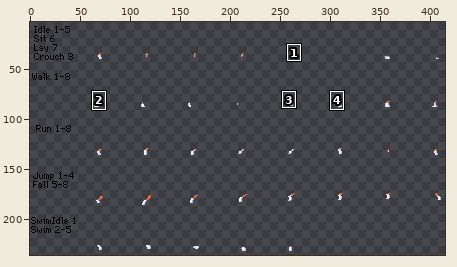
File history of a sprite sheet, humanoid/wr/flareon/legs/hindlegBack.png. Above: a wide view before the commit, with the close-up outlined.
Close-up. As it was:
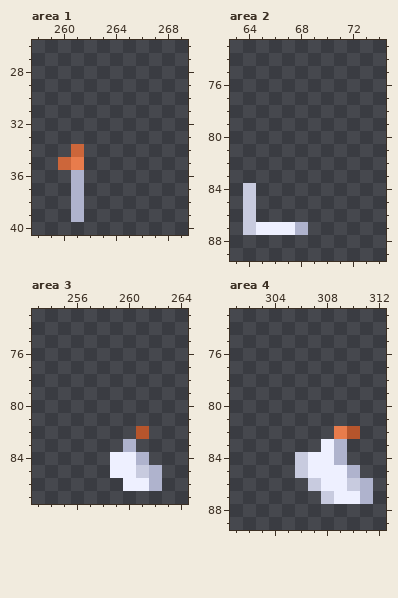
The file is 432x240 pixels. Shown: area 1: x 258..269, y 26..40; area 2: x 63..74, y 73..89; area 3: x 253..264, y 73..87; area 4: x 301..312, y 73..89. The wide view leaves out empty margins. The commit also changed other parts of the picture, which this record leaves out.
After:
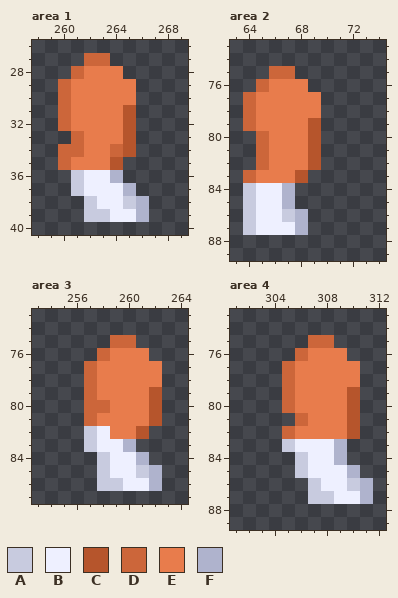
Palette (. is transparent): A #c8cbdf  B #eef0ff  C #b6552c  D #cc663a  E #e87c4c  F #afb3cd
Difference:
Area 1:
y 27: x 262..263 .. -> DD
y 28: x 261..264 .... -> DEEE
y 29..30: x 260..265 ...... -> DEEEEE
y 31..32: x 260..265 ...... -> DEEEEC
y 33: x 261..265 ..... -> DEEEC
y 34: x 260 . -> D; x 262..265 .... -> EEDC
y 35: x 262..264 ... -> EEC
y 36: x 261..264 F... -> ABBF
y 37: x 261..265 F.... -> ABBBF
y 38: x 261..266 F..... -> .ABBAF
y 39: x 261..266 F..... -> .AABBF
Area 2:
y 75: x 66..67 .. -> DD
y 76: x 65..68 .... -> DEEE
y 77..78: x 64..69 ...... -> DEEEEE
y 79: x 64..69 ...... -> DEEEEC
y 80..82: x 65..69 ..... -> DEEEC
y 83: x 64..68 ..... -> DEEEC
y 84..85: x 65..67 ... -> BBF
y 86: x 65..68 .... -> BBAF
Area 3:
y 75: x 259..260 .. -> DD
y 76: x 258..261 .... -> DEEE
y 77..78: x 257..262 ...... -> DEEEEE
y 79: x 257..262 ...... -> DEEEEC
y 80: x 257..262 ...... -> DDEEEC
y 81: x 257..262 ...... -> DEEEEC
y 82: x 257..260 .... -> ABEE
y 83: x 257..259 ... -> ABB
y 84..85: x 258 . -> A
y 86: x 258..259 .. -> AA
Area 4:
y 75: x 307..308 .. -> DD
y 76: x 306..309 .... -> DEEE
y 77..78: x 305..310 ...... -> DEEEEE
y 79..80: x 305..310 ...... -> DEEEEC
y 81: x 306..310 ..... -> DEEEC
y 82: x 305..308 .... -> DEEE
y 83: x 305..307 ... -> ABB
y 87: x 307 . -> A
